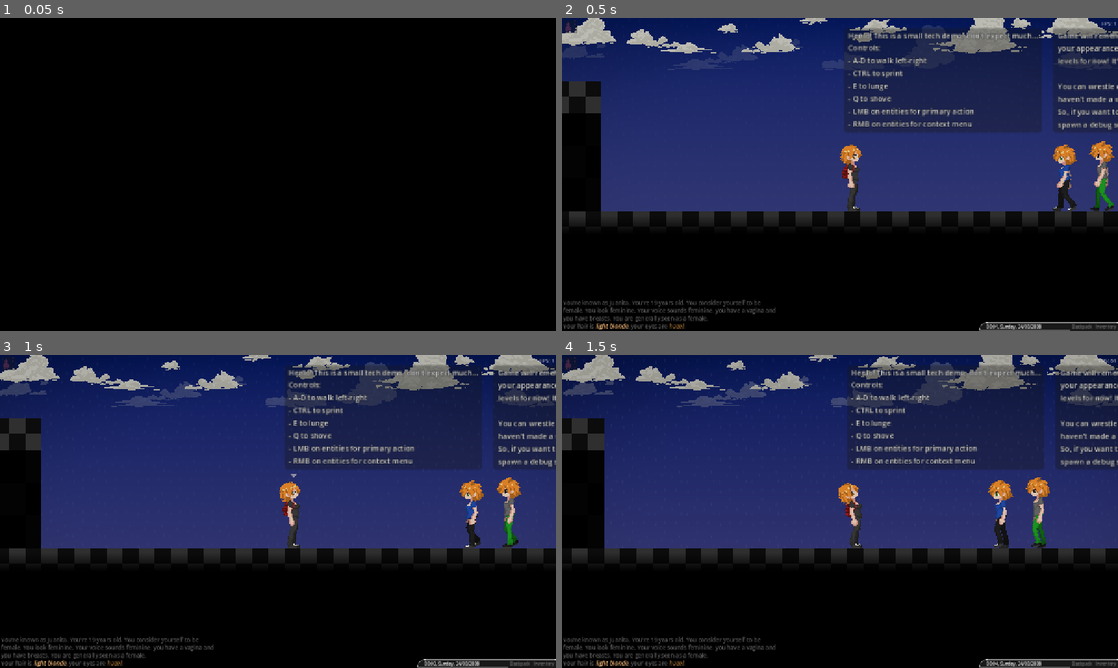
Above: before the commit, frames 1-4 (two rows, left to right).
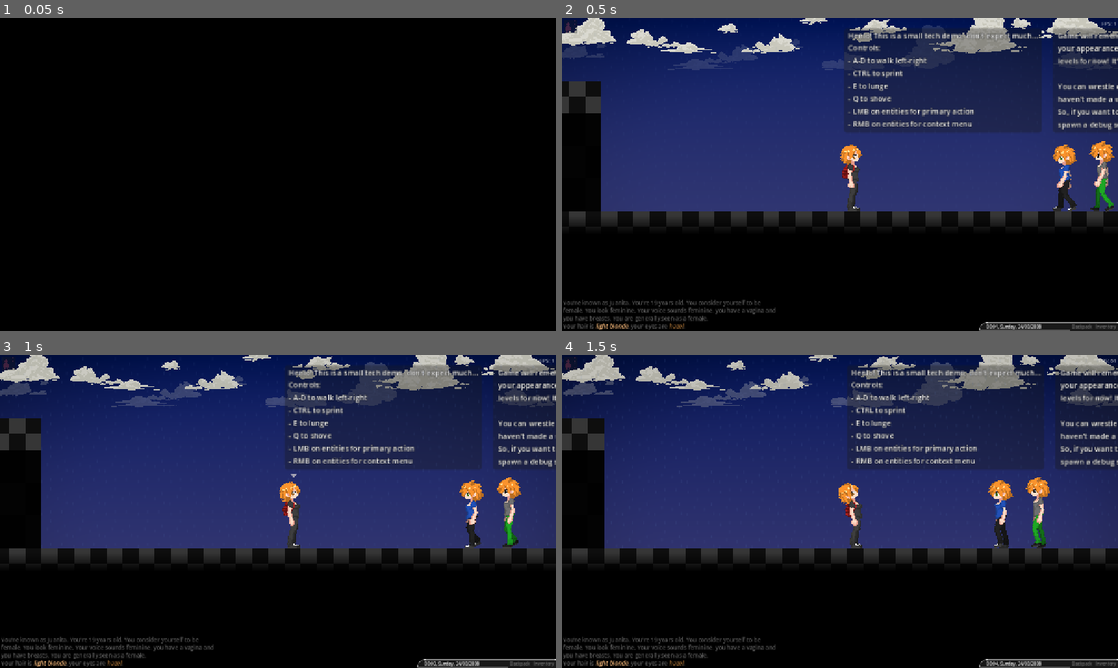
Above: after the commit, the same moments.

Repository: lotushomerun/O-Zero-Decay
Game: Godot game, scene res://Levels/DebugLevel/DebugLevelOutside.tscn
Same seed, same stepped clock (60 frames per second), same inputs: the game is played once before the commit and once after it. Sound files missing from this copy of the repository are replaced by a short silence.
Inputs (mouse positions are in pixels of both pictures, inside the frame that each line leads up to):
- Up to frame 1 (0.05 s): no input
- Up to frame 2 (0.5 s): no input
- Up to frame 3 (1 s): drag from (111, 639) to (289, 517) at 0.52 s
- Up to frame 4 (1.5 s): drag from (673, 646) to (856, 517) at 1.27 s

Frame 1 is identical in both runs. In frame 2, 2.8% of the frame differs, in the area x 0-100%, y 0-62%; in frame 3, 2.5%; in frame 4, 1.5%.

Commit message:
Add full Hor+ scaling
This makes the game monitor agnostic and allows ultrawide monitor owners like myself to use them to it's full potential. Ie: https://www.wsgf.org/article/screen-change

- Moved the Darkness and Sky skyboxes to their own Canvas element that can be scaled by aspect ratio
- Set the aspect ratio to expand instead of keep width (static aspect ratio)

Diff:
--- a/Player/Camera.gd
+++ b/Player/Camera.gd
@@ -39,12 +39,12 @@
 @onready var wind: AudioStreamPlayer = $Wind
 
 # Sky
-@onready var sky: ColorRect = $Sky
+@onready var sky: ColorRect = $CanvasBack/Sky
 @onready var clouds: Parallax2D = $Clouds
 @onready var rain_clouds: Parallax2D = $RainClouds
 
 # Darkness
-@onready var darkness: ColorRect = $Darkness
+@onready var darkness: ColorRect = $CanvasBack/Darkness
 
 static func register_instance(n: Camera) -> void: this = n
 
--- a/Player/Camera.tscn
+++ b/Player/Camera.tscn
@@ -33,27 +33,29 @@
 
 [node name="Wind" type="AudioStreamPlayer" parent="."]
 
-[node name="Sky" type="ColorRect" parent="."]
+[node name="CanvasBack" type="CanvasLayer" parent="."]
+layer = -1
+
+[node name="Sky" type="ColorRect" parent="CanvasBack"]
 z_index = -50
 z_as_relative = false
 material = SubResource("ShaderMaterial_osukm")
 anchors_preset = 15
 anchor_right = 1.0
 anchor_bottom = 1.0
-offset_left = -329.0
-offset_top = -165.0
-offset_right = 321.0
-offset_bottom = 165.0
 grow_horizontal = 2
 grow_vertical = 2
 mouse_filter = 2
 
-[node name="Darkness" type="ColorRect" parent="."]
+[node name="Darkness" type="ColorRect" parent="CanvasBack"]
 z_index = 999
-offset_left = -329.0
-offset_top = -165.0
-offset_right = 321.0
-offset_bottom = 165.0
+anchors_preset = 15
+anchor_right = 1.0
+anchor_bottom = 1.0
+grow_horizontal = 2
+grow_vertical = 2
+size_flags_horizontal = 3
+size_flags_vertical = 3
 mouse_filter = 2
 color = Color(0, 0, 0, 0)
 
--- a/project.godot
+++ b/project.godot
@@ -25,7 +25,7 @@
 window/size/viewport_width=1280
 window/size/viewport_height=720
 window/stretch/mode="canvas_items"
-window/stretch/aspect="keep_width"
+window/stretch/aspect="expand"
 
 [editor_plugins]
 
